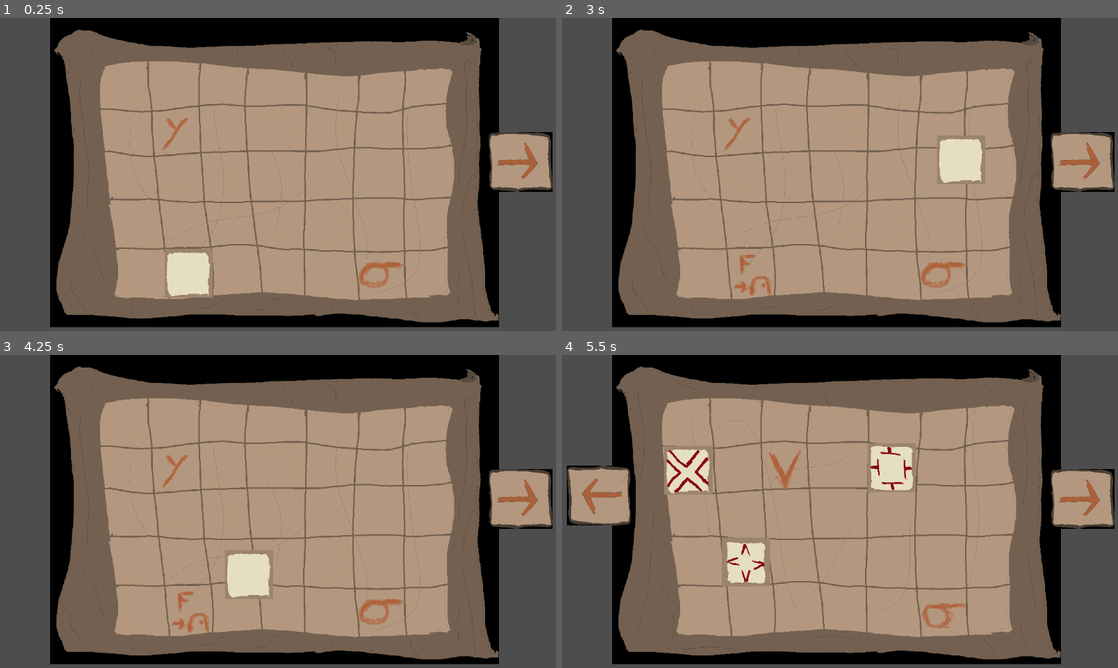
Above: before the commit, frames 1-4 (two rows, left to right).
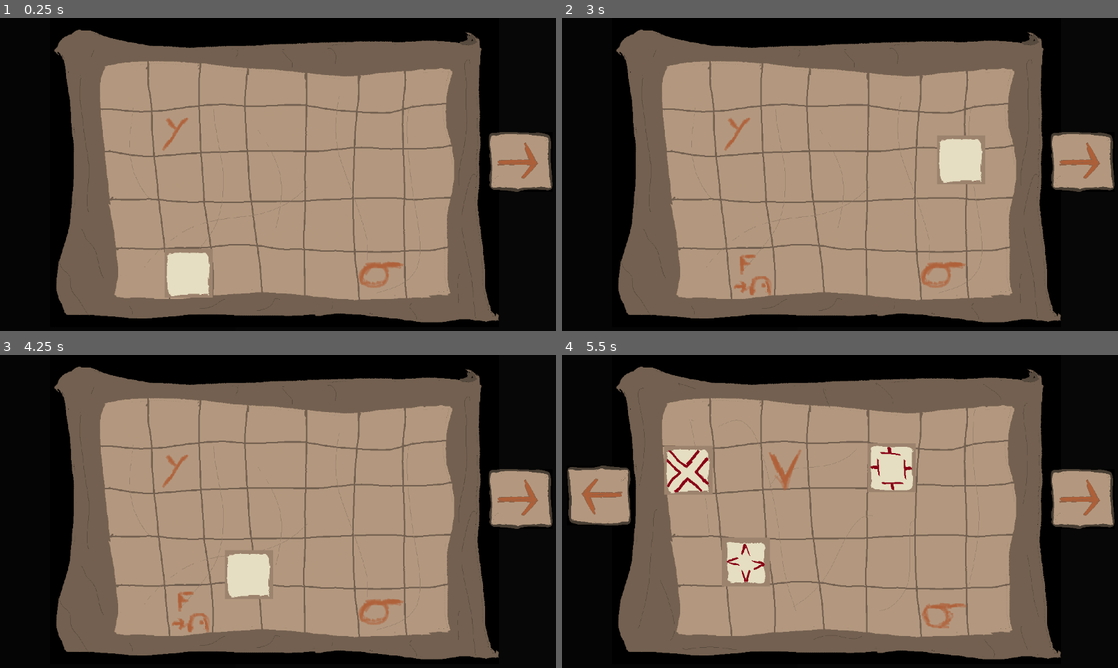
Above: after the commit, the same moments.

Repository: FlorianLesieur/UniJamTeam2Coop
Game: Godot game, scene res://Scenes/Esprit/GameSpirit.tscn
The game is run twice, just before and just after one commit, with the same random seed, the same clock (stepped at 60 frames per second) and the same inputs. The project has no main scene, so this scene is started directly.
Inputs (mouse positions are in pixels of both pictures, inside the frame that each line leads up to):
- Up to frame 1 (0.25 s): no input
- Up to frame 2 (3 s): click (1079, 161) at 0.5 s; click (600, 158) at 1.25 s; click (751, 274) at 2 s; tap Enter at 2.75 s; move the mouse to (962, 158) at 2.77 s; hold Right (Right) from 2.78 s (still down); tap F (Interact) at 2.85 s; click (962, 158) at 2.92 s
- Up to frame 3 (4.25 s): release Right (Right) at 3.5 s; tap Space at 3.5 s; drag from (166, 527) to (250, 574) at 3.52 s
- Up to frame 4 (5.5 s): tap Enter at 4.25 s; move the mouse to (895, 442) at 4.27 s; hold Right (Right) 4.28-5 s; tap F (Interact) at 4.35 s; tap Space at 5 s; drag from (812, 574) to (673, 464) at 5.02 s

The runs differ from the first frame. In frame 1, 18% of the frame differs, in the area x 0-100%, y 0-100%; in frame 2, 18%; in frame 3, 18%; in frame 4, 17%.

Commit message:
room2 info done

Diff:
--- a/Scenes/Esprit/GameSpirit.tscn
+++ b/Scenes/Esprit/GameSpirit.tscn
@@ -6,12 +6,15 @@
 [ext_resource type="Texture2D" uid="uid://b2onp7e1qovco" path="res://Assets/Esprit/Pillars/White_Pillar_Top.png" id="4_3ahv2"]
 [ext_resource type="Script" uid="uid://dq8d15t07mjj" path="res://Scripts/Esprit/Piece.gd" id="5_3ahv2"]
 [ext_resource type="Texture2D" uid="uid://i76a5i82rd2h" path="res://Assets/Esprit/Maps/Map_2.png" id="6_tldpl"]
+[ext_resource type="Texture2D" uid="uid://cn6kdxanxcdbt" path="res://Assets/Esprit/Pillars/X_Pillar_Top_with_info_revealed.png" id="8_8wgek"]
 [ext_resource type="Texture2D" uid="uid://d1dd4cmxnbjne" path="res://Assets/Esprit/Pillars/X_Pillar_Top.png" id="8_fhdtl"]
 [ext_resource type="Texture2D" uid="uid://ce5xacky5r3rb" path="res://Assets/Esprit/Pillars/Diamond_Pillar_Top.png" id="9_8ol5l"]
 [ext_resource type="Texture2D" uid="uid://dt3xd2vtp550n" path="res://Assets/Esprit/Pillars/T_Pillar_Top.png" id="9_w5e7p"]
 [ext_resource type="Texture2D" uid="uid://b4skgf5lmasfl" path="res://Assets/Esprit/Maps/Map_3.png" id="10_8ol5l"]
+[ext_resource type="Texture2D" uid="uid://cjx8ox10y1f75" path="res://Assets/Esprit/Pillars/Diamond_Pillar_Top_with_info_revealed.png" id="10_38xxe"]
 [ext_resource type="Texture2D" uid="uid://cmitc4nd1e1lt" path="res://Assets/Esprit/Maps/Map_4.png" id="11_w5e7p"]
 [ext_resource type="PackedScene" uid="uid://21myfky7ifbo" path="res://Scenes/Esprit/Room5.tscn" id="12_km8cv"]
+[ext_resource type="Texture2D" uid="uid://drxf4gf1f0mg8" path="res://Assets/Esprit/Pillars/T_Pillar_Top_with_info_revealed.png" id="12_twiwv"]
 [ext_resource type="Script" uid="uid://bk7qvwldl5a7v" path="res://Scripts/Esprit/Room5.gd" id="13_fgjyx"]
 [ext_resource type="Texture2D" uid="uid://brqonfviibufl" path="res://Assets/Esprit/Maps/map_5.png" id="14_043if"]
 [ext_resource type="Texture2D" uid="uid://bvn8uw3foa00m" path="res://Assets/Esprit/Pillars/Semi_Circle_Pillar.png" id="15_abhwm"]
@@ -45,7 +48,6 @@
 room5 = NodePath("Room5")
 
 [node name="Sprite2D" type="Sprite2D" parent="." unique_id=1940475652]
-visible = false
 position = Vector2(488, 269)
 scale = Vector2(6826.9907, 1018.93976)
 texture = SubResource("GradientTexture1D_jyycw")
@@ -88,7 +90,6 @@
 texture = ExtResource("4_3ahv2")
 
 [node name="Room2" parent="." unique_id=804344434 node_paths=PackedStringArray("pieces") instance=ExtResource("2_3ahv2")]
-visible = false
 layout_mode = 1
 pieces = [NodePath("D"), NodePath("X"), NodePath("T")]
 keys = Array[Vector2]([Vector2(685, 533), Vector2(460, 229), Vector2(381, 426)])
@@ -108,12 +109,20 @@
 script = ExtResource("5_3ahv2")
 metadata/_custom_type_script = "uid://dq8d15t07mjj"
 
-[node name="TextureRect" type="TextureRect" parent="Room2/X" unique_id=1950855557]
+[node name="no_reveal" type="TextureRect" parent="Room2/X" unique_id=1950855557]
 layout_mode = 0
 offset_right = 767.0
 offset_bottom = 776.0
 scale = Vector2(0.13, 0.13)
 texture = ExtResource("8_fhdtl")
+
+[node name="reveal" type="TextureRect" parent="Room2/X" unique_id=1661364075]
+visible = false
+layout_mode = 0
+offset_right = 40.0
+offset_bottom = 40.0
+scale = Vector2(0.13, 0.13)
+texture = ExtResource("8_8wgek")
 
 [node name="D" type="Button" parent="Room2" unique_id=780075951]
 layout_mode = 0
@@ -125,12 +134,20 @@
 script = ExtResource("5_3ahv2")
 metadata/_custom_type_script = "uid://dq8d15t07mjj"
 
-[node name="TextureRect" type="TextureRect" parent="Room2/D" unique_id=111133853]
+[node name="no_reveal" type="TextureRect" parent="Room2/D" unique_id=111133853]
 layout_mode = 0
 offset_right = 767.0
 offset_bottom = 776.0
 scale = Vector2(0.13, 0.13)
 texture = ExtResource("9_8ol5l")
+
+[node name="reveal" type="TextureRect" parent="Room2/D" unique_id=416872342]
+visible = false
+layout_mode = 0
+offset_right = 40.0
+offset_bottom = 40.0
+scale = Vector2(0.13, 0.13)
+texture = ExtResource("10_38xxe")
 
 [node name="T" type="Button" parent="Room2" unique_id=1239340210]
 layout_mode = 0
@@ -142,12 +159,20 @@
 script = ExtResource("5_3ahv2")
 metadata/_custom_type_script = "uid://dq8d15t07mjj"
 
-[node name="TextureRect" type="TextureRect" parent="Room2/T" unique_id=1763598579]
+[node name="no_reveal" type="TextureRect" parent="Room2/T" unique_id=1763598579]
 layout_mode = 0
 offset_right = 40.0
 offset_bottom = 40.0
 scale = Vector2(0.13, 0.13)
 texture = ExtResource("9_w5e7p")
+
+[node name="reveal" type="TextureRect" parent="Room2/T" unique_id=702290968]
+visible = false
+layout_mode = 0
+offset_right = 40.0
+offset_bottom = 40.0
+scale = Vector2(0.13, 0.13)
+texture = ExtResource("12_twiwv")
 
 [node name="Room3" parent="." unique_id=1809866431 node_paths=PackedStringArray("pieces") instance=ExtResource("2_3ahv2")]
 visible = false
--- a/Scripts/Esprit/GameSpirit.gd
+++ b/Scripts/Esprit/GameSpirit.gd
@@ -21,8 +21,11 @@
 # Called every frame. 'delta' is the elapsed time since the previous frame.
 @warning_ignore("unused_parameter")
 func _process(delta: float) -> void:
-	#if (rooms[indice].all_placed()&&indice<len(rooms)-1):
-		pass
+	if (indice<len(rooms)-1&&rooms[indice].all_placed()):
+		if (indice==1):
+			$Room2/X/reveal.visible=true
+			$Room2/D/reveal.visible=true
+			$Room2/T/reveal.visible=true
 func move_to_prev():
 	if (indice==4):
 		rooms[indice].visible=false
